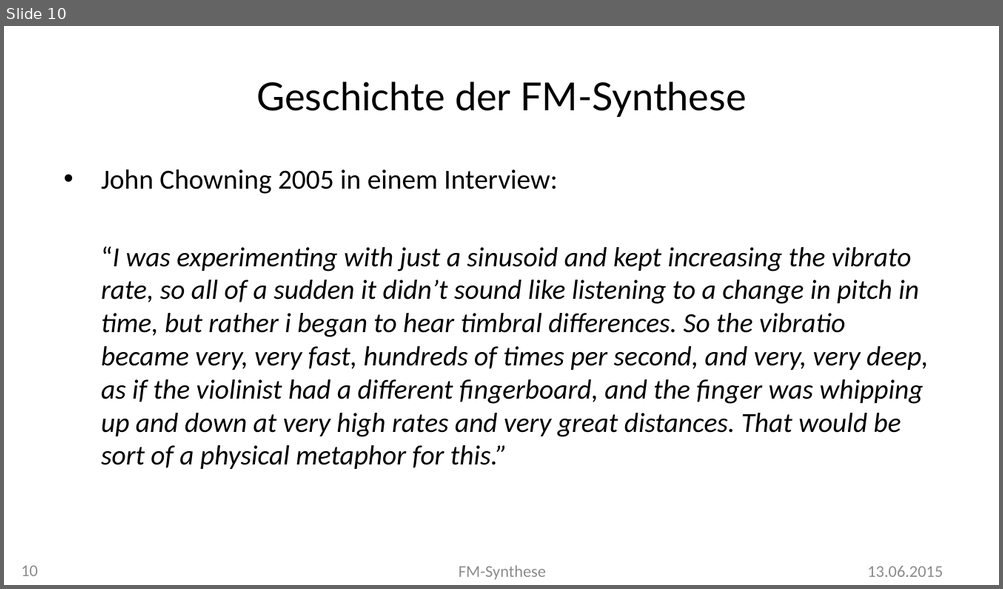
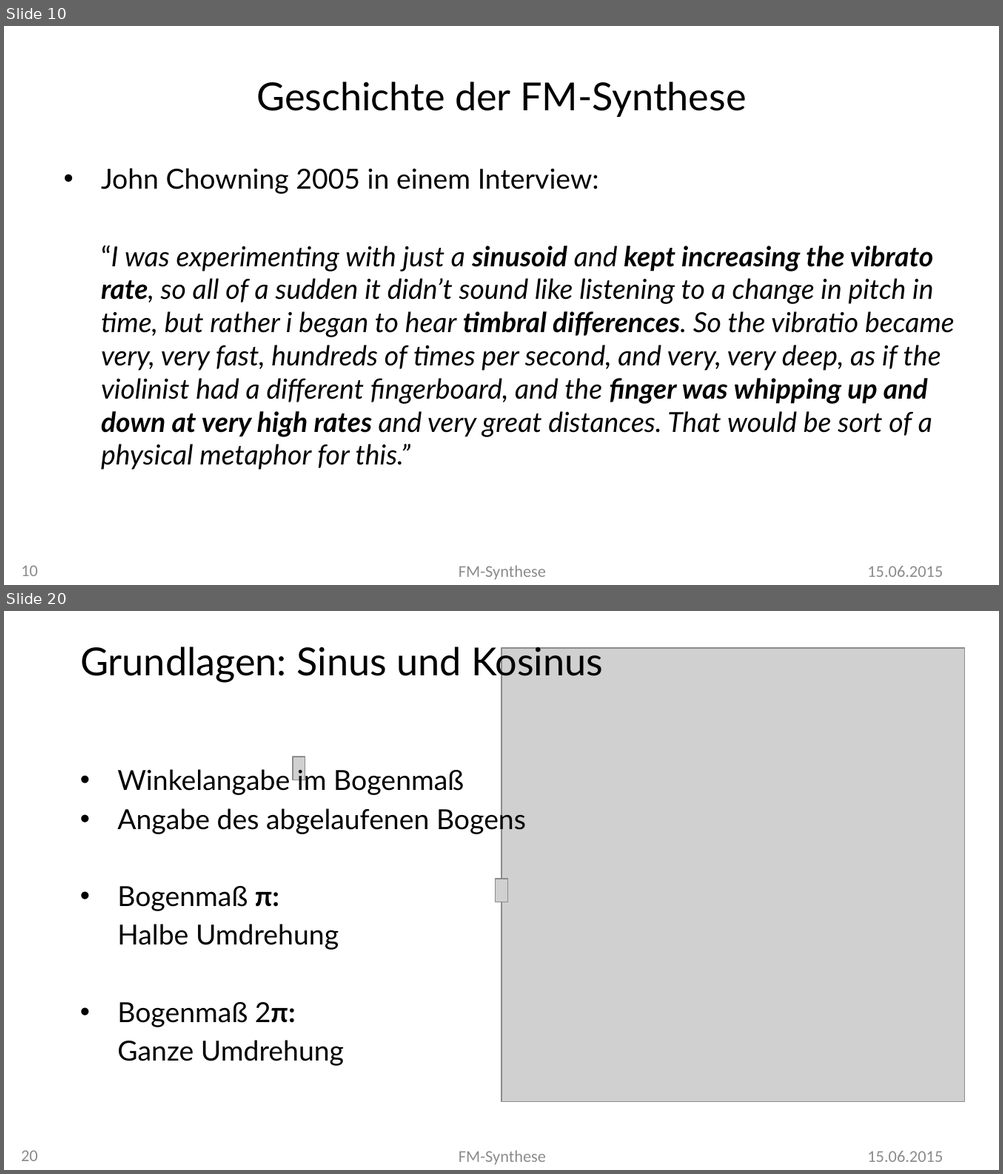
Before and after one commit to MBulli/VSeminar, a slide deck: Praesentation/FMSynthese-Julius.pptx. Shown one above the other, each under a label of ours: slide 10 before the commit, slides 10 and 20 after it; the slides between them are not shown. The pictures are 1003x589 and 1003x1174 pixels, drawn with LibreOffice and Linux fonts; fonts in the diff are those of the drawing; grey boxes stand for pictures; background and template pictures are left out. Boxes give left, top, right and bottom in pixels: in the first picture for what was removed or moved away, otherwise in the second. Text is boxed around its words. In the diff, an @@ line names an element or a change of style, - is before the commit and + after.

```diff
--- a/Praesentation/FMSynthese-Julius.pptx
+++ b/Praesentation/FMSynthese-Julius.pptx
@@ slide 20 added at [4,611,999,1170], background #FFFFFF @@
@@ text added at [80,642,603,683], 28 pt, text #000000 @@
+Grundlagen: Sinus und Kosinus
@@ picture added at [501,648,965,1102] @@
@@ picture added at [293,758,304,781] @@
@@ text added at [117,766,526,1066], 20 pt, text #000000 @@
+• Winkelangabe im Bogenmaß
+• Angabe des abgelaufenen Bogens
+• Bogenmaß π:
+Halbe Umdrehung
+• Bogenmaß 2π:
+Ganze Umdrehung
@@ picture added at [495,879,507,903] @@
@@ page number added at [21,1150,38,1162], 12 pt, text #8C8C8C @@
+20
@@ text added at [458,1150,546,1165], 12 pt, text #8C8C8C @@
+FM-Synthese
@@ text added at [867,1151,942,1162], 12 pt, text #8C8C8C @@
+15.06.2015
@@ slide 10 changed as well @@
@@ text "John Chowning 2005 in einem ..." at [101,168,954,470]: font Calibri to Lato; bold on in "sinusoid kept increasing the vibrato rate, timbral ..." @@
@@ text at [867,566,942,577]: text changed @@
-13.06.2015
+15.06.2015
```
Also in this commit, not shown: 10 other slides changed, 11 other slides added, 1 other file.
